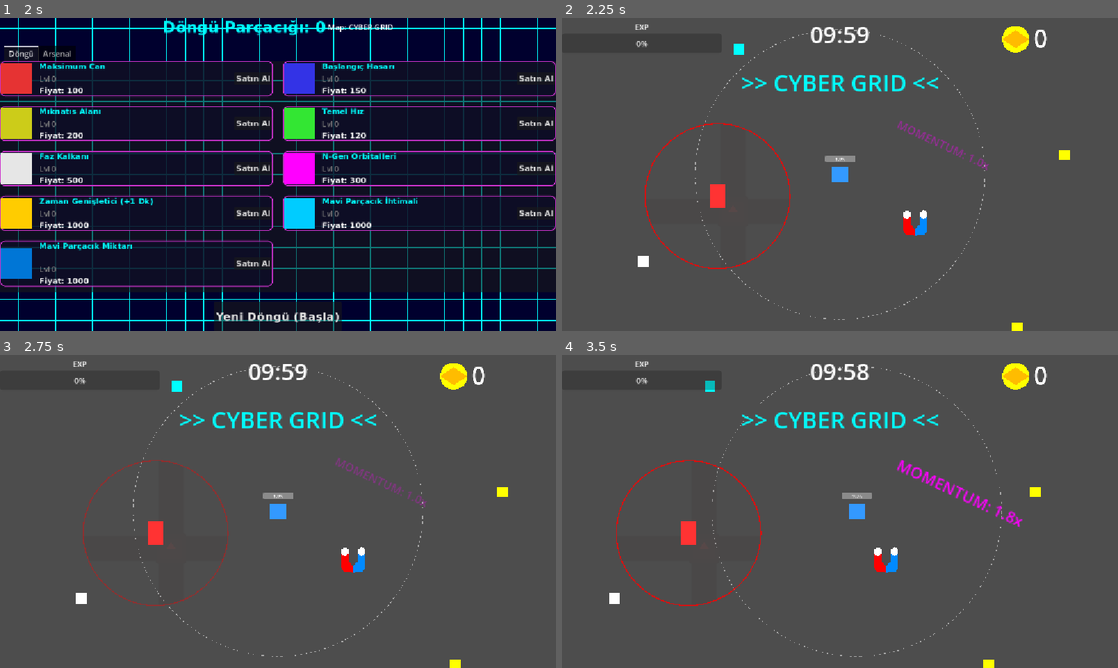
Above: before the commit, frames 1-4 (two rows, left to right).
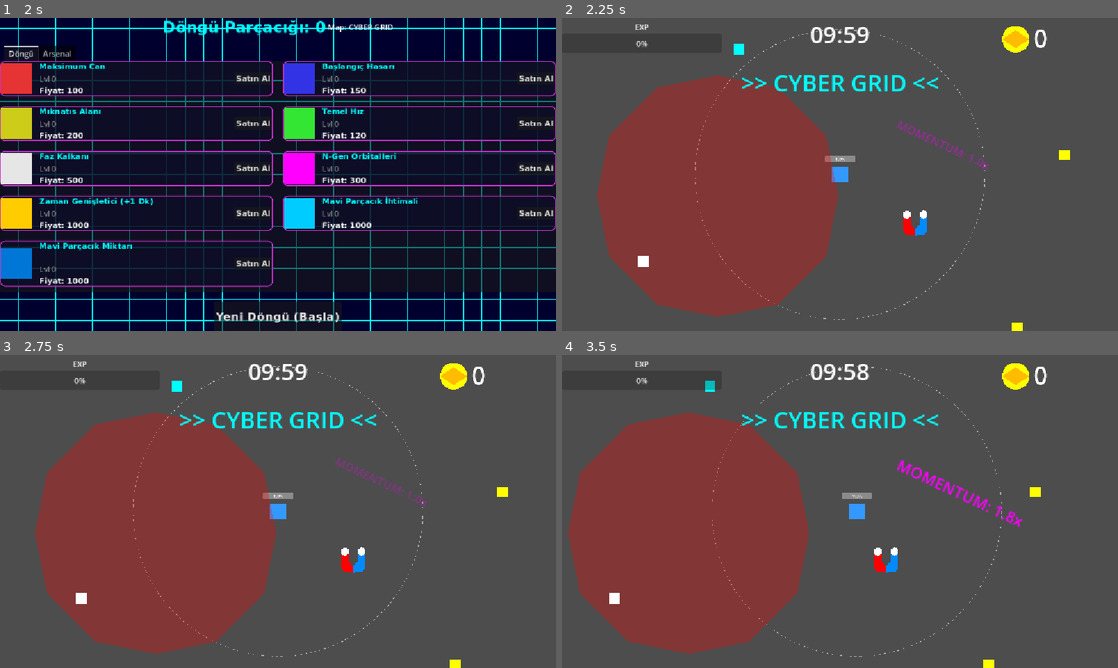
Above: after the commit, the same moments.

Repository: MusTea200/AFKMonsters
Game: Godot game, scene res://MainMenu.tscn
Two runs of this game, one before a commit and one after it. Both use one fixed random seed, a clock stepped at 60 frames per second and the inputs below. The engine's default icon, where the game draws it, is replaced by a stand-in: a white triangle on a blue panel in a dark square.
Inputs (mouse positions are in pixels of both pictures, inside the frame that each line leads up to):
- Up to frame 1 (2 s): click "Play" at 0.5 s; click "CYBER GRID" at 1.25 s
- Up to frame 2 (2.25 s): click "Yeni Döngü (Başla)" at 2 s
- Up to frame 3 (2.75 s): no input
- Up to frame 4 (3.5 s): tap Enter at 2.75 s; move the mouse to (962, 495) at 2.77 s; hold Right (ui_right) from 2.78 s (still down); tap Q at 2.85 s; click (962, 495) at 2.92 s; tap Space at 3.02, 3.32 s

Frame 1 is identical in both runs. In frame 2, 26% of the frame differs, in the area x 6-50%, y 18-96%; in frame 3, 26%; in frame 4, 26%, in the area x 1-45%, y 18-96%.

Commit message:
docs: finalize verification protocol for scene instantiation and gacha logic
Co-authored-by: MusTea200 <172600404+MusTea200@users.noreply.github.com>

Diff:
--- a/godot_project/Bullet.tscn
+++ b/godot_project/Bullet.tscn
@@ -18,6 +18,7 @@
 script = ExtResource("1_ayd6b")
 
 [node name="CollisionShape2D" type="CollisionShape2D" parent="." unique_id=120078659]
+rotation = 1.5707964
 scale = Vector2(0.27, 0.34)
 shape = SubResource("CapsuleShape2D_x3e43")
 
--- a/godot_project/GachaUI.tscn
+++ b/godot_project/GachaUI.tscn
@@ -1,8 +1,8 @@
-[gd_scene load_steps=2 format=3]
+[gd_scene format=3 uid="uid://dnwg31q364wx7"]
 
-[ext_resource type="Script" path="res://GachaUI.gd" id="1_gacha"]
+[ext_resource type="Script" uid="uid://dx4ukuo41p7h5" path="res://GachaUI.gd" id="1_gacha"]
 
-[node name="GachaUI" type="Control"]
+[node name="GachaUI" type="Control" unique_id=981622123]
 layout_mode = 3
 anchors_preset = 15
 anchor_right = 1.0
@@ -11,7 +11,7 @@
 grow_vertical = 2
 script = ExtResource("1_gacha")
 
-[node name="ColorRect" type="ColorRect" parent="."]
+[node name="ColorRect" type="ColorRect" parent="." unique_id=1110546680]
 layout_mode = 1
 anchors_preset = 15
 anchor_right = 1.0
@@ -20,7 +20,7 @@
 grow_vertical = 2
 color = Color(0, 0.1, 0.2, 0.8)
 
-[node name="PanelContainer" type="PanelContainer" parent="."]
+[node name="PanelContainer" type="PanelContainer" parent="." unique_id=871072714]
 custom_minimum_size = Vector2(800, 600)
 layout_mode = 1
 anchors_preset = 8
@@ -35,28 +35,30 @@
 grow_horizontal = 2
 grow_vertical = 2
 
-[node name="VBoxContainer" type="VBoxContainer" parent="PanelContainer"]
+[node name="VBoxContainer" type="VBoxContainer" parent="PanelContainer" unique_id=1330405883]
 layout_mode = 2
 
-[node name="CloseBtn" type="Button" parent="PanelContainer/VBoxContainer"]
+[node name="CloseBtn" type="Button" parent="PanelContainer/VBoxContainer" unique_id=729339943]
 layout_mode = 2
 size_flags_horizontal = 8
 text = " X "
 
-[node name="TabContainer" type="TabContainer" parent="PanelContainer/VBoxContainer"]
+[node name="TabContainer" type="TabContainer" parent="PanelContainer/VBoxContainer" unique_id=998169906]
 layout_mode = 2
 size_flags_vertical = 3
+current_tab = 0
 
-[node name="Weapons" type="ScrollContainer" parent="PanelContainer/VBoxContainer/TabContainer"]
+[node name="Weapons" type="ScrollContainer" parent="PanelContainer/VBoxContainer/TabContainer" unique_id=180886997]
 layout_mode = 2
+metadata/_tab_index = 0
 
-[node name="GridContainer" type="GridContainer" parent="PanelContainer/VBoxContainer/TabContainer/Weapons"]
+[node name="GridContainer" type="GridContainer" parent="PanelContainer/VBoxContainer/TabContainer/Weapons" unique_id=179590558]
 layout_mode = 2
 size_flags_horizontal = 3
 size_flags_vertical = 3
 columns = 4
 
-[node name="SpinBtn" type="Button" parent="PanelContainer/VBoxContainer"]
+[node name="SpinBtn" type="Button" parent="PanelContainer/VBoxContainer" unique_id=19929769]
 custom_minimum_size = Vector2(0, 50)
 layout_mode = 2
 text = "SPIN (Gacha)"
--- a/godot_project/MainMenu.tscn
+++ b/godot_project/MainMenu.tscn
@@ -80,8 +80,9 @@
 text = "Quit"
 
 [node name="LblComingSoon" type="Label" parent="VBoxContainer" unique_id=72800598]
+layout_mode = 2
 
-[node name="MapSelectionPanel" type="PanelContainer" parent="."]
+[node name="MapSelectionPanel" type="PanelContainer" parent="." unique_id=1487733812]
 visible = false
 anchors_preset = 8
 anchor_left = 0.5
@@ -95,39 +96,36 @@
 grow_horizontal = 2
 grow_vertical = 2
 
-[node name="VBoxContainer" type="VBoxContainer" parent="MapSelectionPanel"]
+[node name="VBoxContainer" type="VBoxContainer" parent="MapSelectionPanel" unique_id=1381936701]
 layout_mode = 2
 theme_override_constants/separation = 20
 alignment = 1
 
-[node name="Label" type="Label" parent="MapSelectionPanel/VBoxContainer"]
+[node name="Label" type="Label" parent="MapSelectionPanel/VBoxContainer" unique_id=1323797152]
 layout_mode = 2
 theme_override_font_sizes/font_size = 32
 text = ">> SELECT PROTOCOL <<"
 horizontal_alignment = 1
 
-[node name="CyberGridBtn" type="Button" parent="MapSelectionPanel/VBoxContainer"]
+[node name="CyberGridBtn" type="Button" parent="MapSelectionPanel/VBoxContainer" unique_id=2110149003]
 modulate = Color(0, 1, 1, 1)
 custom_minimum_size = Vector2(400, 60)
 layout_mode = 2
 size_flags_horizontal = 4
 text = "CYBER GRID"
 
-[node name="NeonHellBtn" type="Button" parent="MapSelectionPanel/VBoxContainer"]
+[node name="NeonHellBtn" type="Button" parent="MapSelectionPanel/VBoxContainer" unique_id=1758800894]
 modulate = Color(1, 0, 0, 1)
 custom_minimum_size = Vector2(400, 60)
 layout_mode = 2
 size_flags_horizontal = 4
 text = "NEON HELL"
 
-[node name="QuantumVoidBtn" type="Button" parent="MapSelectionPanel/VBoxContainer"]
+[node name="QuantumVoidBtn" type="Button" parent="MapSelectionPanel/VBoxContainer" unique_id=416760379]
 modulate = Color(0.666667, 0, 1, 1)
 custom_minimum_size = Vector2(400, 60)
 layout_mode = 2
 size_flags_horizontal = 4
-text = "QUANTUM VOID"
-layout_mode = 2
 theme_override_colors/font_color = Color(1, 0.2, 0.2, 1)
 theme_override_fonts/font = SubResource("SystemFont_mono")
 text = "Settings: Coming Soon..."
-horizontal_alignment = 1
--- a/godot_project/Redzone.tscn
+++ b/godot_project/Redzone.tscn
@@ -1,12 +1,15 @@
-[gd_scene load_steps=3 format=3]
+[gd_scene format=3 uid="uid://iyhghdvuderj"]
 
-[ext_resource type="Script" path="res://Redzone.gd" id="1_red"]
+[sub_resource type="CircleShape2D" id="CircleShape2D_mxqyh"]
 
-[sub_resource type="CircleShape2D" id="CircleShape2D_rz"]
-radius = 300.0
+[node name="Redzone" type="Area2D" unique_id=1267312441]
 
-[node name="Redzone" type="Area2D"]
-script = ExtResource("1_red")
+[node name="CollisionShape2D" type="CollisionShape2D" parent="." unique_id=887652526]
+scale = Vector2(50, 50)
+shape = SubResource("CircleShape2D_mxqyh")
 
-[node name="CollisionShape2D" type="CollisionShape2D" parent="."]
-shape = SubResource("CircleShape2D_rz")
+[node name="Polygon2D" type="Polygon2D" parent="CollisionShape2D" unique_id=1692134813]
+color = Color(1, 0, 0, 0.3)
+polygon = PackedVector2Array(0, -10, -5, -9, -9, -5, -10, 0, -9, 5, -5, 9, 0, 10, 5, 9, 9, 5, 10, 0, 9, -5, 5, -9)
+
+[node name="Timer" type="Timer" parent="CollisionShape2D" unique_id=1632979599]
Not shown, added: godot_project/GachaUI.gd.uid
Not shown, added: godot_project/VendingMachine.gd.uid
Not shown, changed: MEMORY.md
